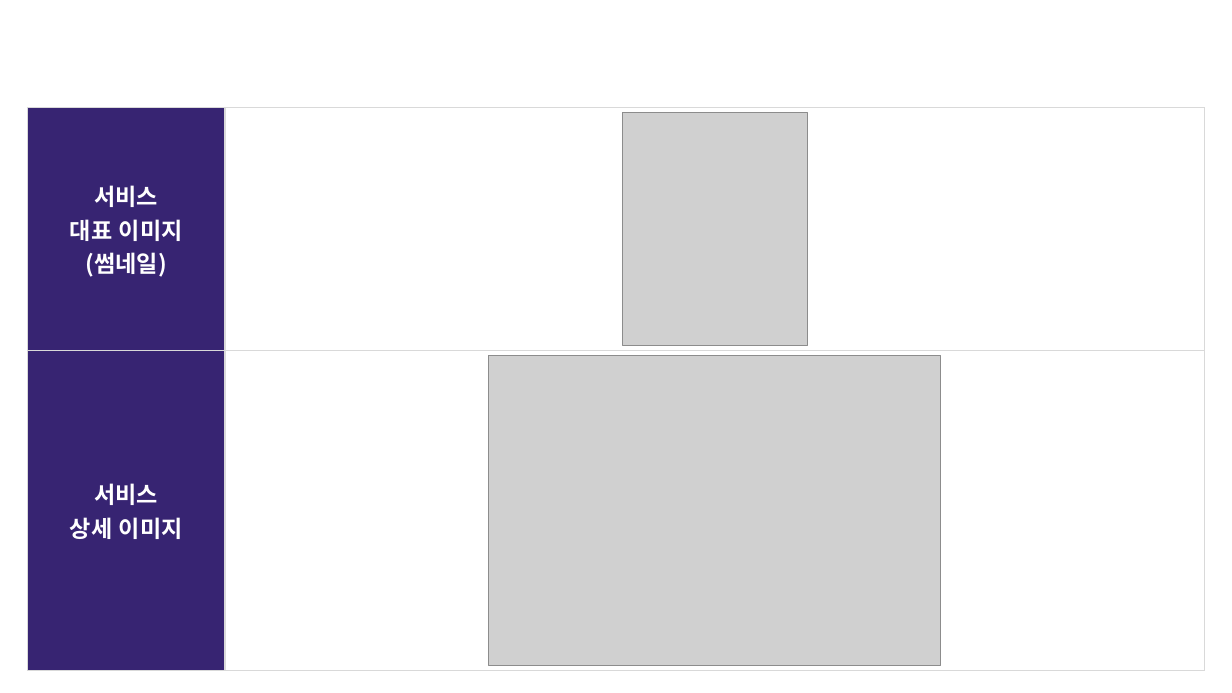
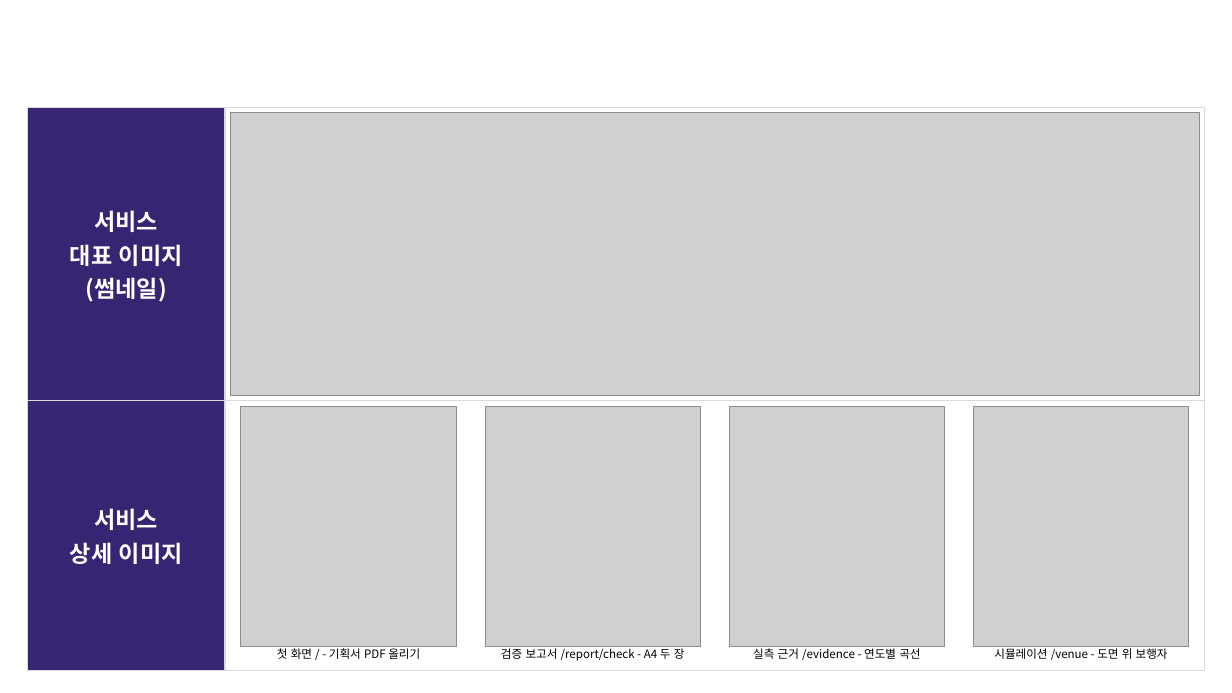
Before and after one commit to jangjunyong/oneshot-mvp, a slide deck: slide 9 of docs/제출양식/기능설명서_기획안팩트체크_작성본.pptx. Drawn at 1232x693 pixels with LibreOffice and Linux fonts; fonts in the diff are those of the drawing; grey boxes stand for pictures; background and template pictures are left out. Boxes give left, top, right and bottom in pixels: in the first picture for what was removed or moved away, otherwise in the second. Text is boxed around its words. In the diff, an @@ line names an element or a change of style, - is before the commit and + after.

```diff
--- a/docs/제출양식/기능설명서_기획안팩트체크_작성본.pptx
+++ b/docs/제출양식/기능설명서_기획안팩트체크_작성본.pptx
@@ picture added at (x1=230, y1=113, x2=1200, y2=396) @@
@@ picture removed at (x1=622, y1=113, x2=808, y2=346) @@
@@ picture removed at (x1=489, y1=355, x2=941, y2=665) @@
@@ picture added at (x1=241, y1=407, x2=457, y2=647) @@
@@ picture added at (x1=485, y1=407, x2=701, y2=647) @@
@@ picture added at (x1=729, y1=407, x2=945, y2=647) @@
@@ picture added at (x1=974, y1=407, x2=1189, y2=647) @@
@@ text added at (x1=277, y1=646, x2=420, y2=659), 9 pt, text #000000 @@
+첫 화면 / - 기획서 PDF 올리기
@@ text added at (x1=501, y1=646, x2=685, y2=661), 9 pt, text #000000 @@
+검증 보고서 /report/check - A4 두 장
@@ text added at (x1=753, y1=646, x2=920, y2=660), 9 pt, text #000000 @@
+실측 근거 /evidence - 연도별 곡선
@@ text added at (x1=994, y1=646, x2=1168, y2=660), 9 pt, text #000000 @@
+시뮬레이션 /venue - 도면 위 보행자
```
Also in this commit, not shown: 11 other slides changed, 50 other files.
